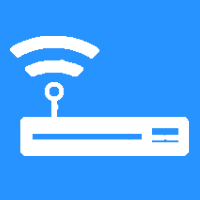
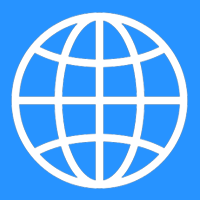
The second 200 × 200 image is a revision of the first. Changes to its layers:
painted on "Color Fill 1", unmasked it over [10,12,189,189]
